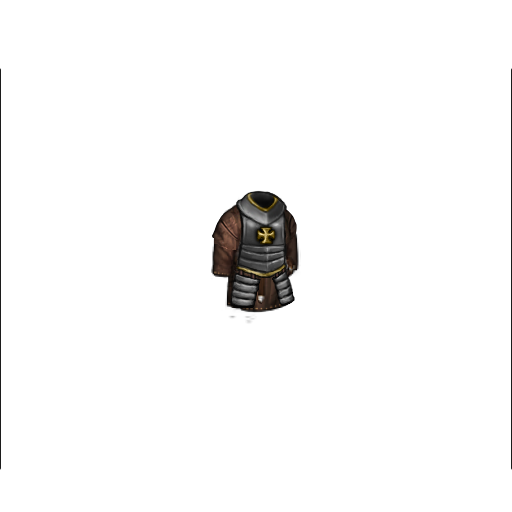
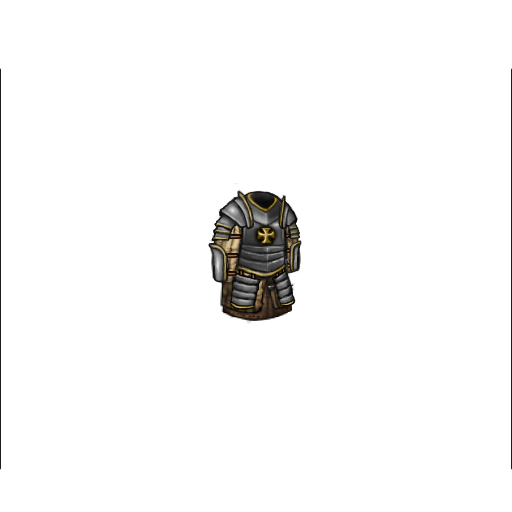
The second 512x512 image is a revision of the first. Changes to its layers:
moved "Layer 15" above "Layer 17", painted on it over [210, 190, 301, 285]
added layer "Layer 17" above "Layer 14" over [208, 189, 302, 283]
painted on "Layer 11 copy" over [224, 232, 292, 283]
added layer "Layer 18" above "Layer 10" over [229, 299, 296, 310]
painted on "Layer 10" over [228, 265, 300, 304]
painted on "Layer 1 copy 5" over [236, 199, 286, 278]
hid "Layer 12" over [210, 189, 300, 312]
showed "Layer 0" over [208, 183, 302, 321]
